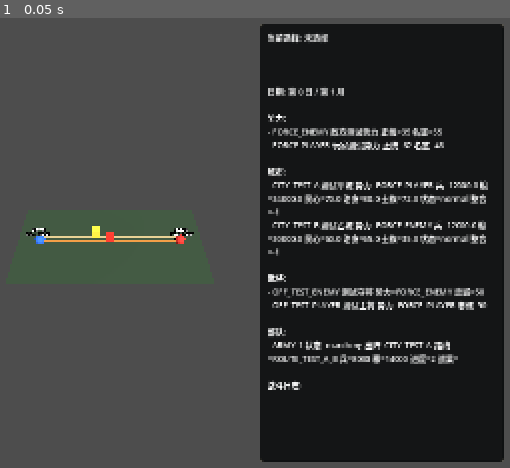
Above: before the commit, frame 1.
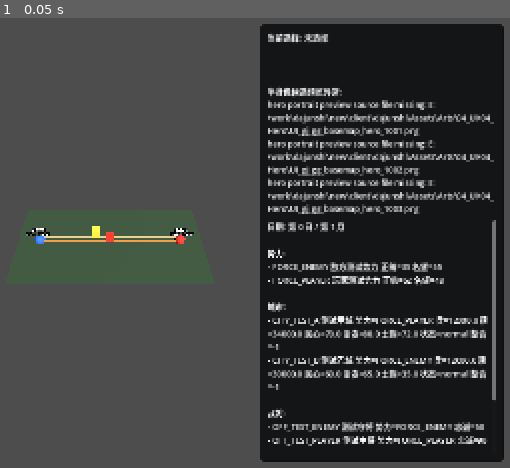
Above: after the commit, the same moment.

Repository: a625361278-cpu/Prosperity-and-Peril
Game: Godot game, scene res://scenes/main.tscn
The game is run twice, just before and just after one commit, with the same random seed, the same clock (stepped at 60 frames per second) and the same inputs.
Inputs:
- Up to frame 1 (0.05 s): no input

The runs differ from the first frame. In frame 1, 12% of the frame differs, in the area x 52-98%, y 15-96%.

Commit message:
feat(ui): 接入半身像候选预览

Diff:
--- a/scenes/debug_panel.tscn
+++ b/scenes/debug_panel.tscn
@@ -57,6 +57,13 @@
 text = "当前选择: 未选择"
 autowrap_mode = 3
 
+[node name="PortraitPreviewText" type="Label" parent="PanelBackground/MarginContainer/VBoxContainer"]
+custom_minimum_size = Vector2(380, 92)
+layout_mode = 2
+size_flags_horizontal = 3
+text = "半身像候选预览: 待加载"
+autowrap_mode = 3
+
 [node name="ScrollContainer" type="ScrollContainer" parent="PanelBackground/MarginContainer/VBoxContainer"]
 layout_mode = 2
 size_flags_horizontal = 3
--- a/scripts/ui/debug_panel.gd
+++ b/scripts/ui/debug_panel.gd
@@ -1,8 +1,14 @@
 extends Control
 
 const DebugStatePresenter = preload("res://scripts/ui/debug_state_presenter.gd")
+const HeroPortraitIndexLoader = preload("res://scripts/data/hero_portrait_index_loader.gd")
+const HeroPortraitPreviewPresenter = preload("res://scripts/ui/hero_portrait_preview_presenter.gd")
+
+const HERO_PORTRAIT_INDEX_PATH := "res://data/content_alpha/hero_portrait_index.json"
+const HERO_PORTRAIT_PREVIEW_LIMIT := 3
 
 @onready var _selection_label: Label = $PanelBackground/MarginContainer/VBoxContainer/SelectionText
+@onready var _portrait_preview_label: Label = $PanelBackground/MarginContainer/VBoxContainer/PortraitPreviewText
 @onready var _label: Label = $PanelBackground/MarginContainer/VBoxContainer/ScrollContainer/DebugText
 
 
@@ -14,6 +20,7 @@
 	_label.text = _format_snapshot(result.snapshot)
 	if _selection_label.text.is_empty() or _selection_label.text == "等待选择...":
 		_selection_label.text = "当前选择: 未选择"
+	load_content_alpha_portrait_preview()
 
 
 func set_map_selection(state: Dictionary, selection: Dictionary) -> void:
@@ -25,6 +32,26 @@
 		str(result.detail.title),
 		str(result.detail.body),
 	]
+
+
+func load_content_alpha_portrait_preview() -> void:
+	var preview_label := _portrait_preview_text()
+	var load_result: Dictionary = HeroPortraitIndexLoader.load_and_build_lookup(HERO_PORTRAIT_INDEX_PATH)
+	if not load_result.ok:
+		preview_label.text = "半身像候选预览异常:\n%s" % "\n".join(load_result.errors)
+		return
+	var preview_result: Dictionary = HeroPortraitPreviewPresenter.build_default_preview_rows(
+		load_result.lookup,
+		HERO_PORTRAIT_PREVIEW_LIMIT
+	)
+	if not preview_result.ok:
+		preview_label.text = "半身像候选预览异常:\n%s" % "\n".join(preview_result.errors)
+		return
+	preview_label.text = _format_portrait_preview(preview_result.rows)
+
+
+func set_portrait_preview_rows(rows: Array) -> void:
+	_portrait_preview_text().text = _format_portrait_preview(rows)
 
 
 func _format_snapshot(snapshot: Dictionary) -> String:
@@ -78,12 +105,29 @@
 		])
 	lines.append("")
 	lines.append("战斗日志:")
-	for log in snapshot.battle_logs:
+	for battle_log in snapshot.battle_logs:
 		lines.append("- %s 目标=%s 胜者=%s 攻损=%s 守损=%s" % [
-			log.id,
-			log.target_city_id,
-			log.winner,
-			log.attacker_loss,
-			log.defender_loss,
+			battle_log.id,
+			battle_log.target_city_id,
+			battle_log.winner,
+			battle_log.attacker_loss,
+			battle_log.defender_loss,
 		])
 	return "\n".join(lines)
+
+
+func _format_portrait_preview(rows: Array) -> String:
+	var lines: Array[String] = ["半身像候选预览:"]
+	for row in rows:
+		lines.append("- %s %s halfBody=%s" % [
+			row.hero_id,
+			row.name_cn,
+			row.half_body,
+		])
+	return "\n".join(lines)
+
+
+func _portrait_preview_text() -> Label:
+	if _portrait_preview_label != null:
+		return _portrait_preview_label
+	return get_node("PanelBackground/MarginContainer/VBoxContainer/PortraitPreviewText") as Label
--- a/tests/test_debug_panel_layout.gd
+++ b/tests/test_debug_panel_layout.gd
@@ -8,6 +8,8 @@
 	_run("debug panel keeps a readable right-side layout", _test_debug_panel_readable_layout)
 	_run("debug panel exposes a dedicated selection text area", _test_debug_panel_selection_area)
 	_run("debug panel transparent root does not block map clicks", _test_debug_panel_root_ignores_mouse)
+	_run("debug panel exposes content alpha portrait preview area", _test_debug_panel_portrait_preview_area)
+	_run("debug panel formats portrait preview rows", _test_debug_panel_formats_portrait_preview)
 	quit(_failed)
 
 
@@ -72,3 +74,41 @@
 		return {"ok": false, "message": "debug panel root must not consume map click input"}
 	panel.queue_free()
 	return {"ok": true}
+
+
+func _test_debug_panel_portrait_preview_area() -> Dictionary:
+	var scene := load("res://scenes/debug_panel.tscn")
+	if scene == null:
+		return {"ok": false, "message": "debug panel scene missing"}
+	var panel: Control = scene.instantiate()
+	get_root().add_child(panel)
+	var preview_text := panel.get_node_or_null("PanelBackground/MarginContainer/VBoxContainer/PortraitPreviewText")
+	if preview_text == null:
+		panel.queue_free()
+		return {"ok": false, "message": "PortraitPreviewText missing"}
+	if preview_text.custom_minimum_size.y < 80.0:
+		panel.queue_free()
+		return {"ok": false, "message": "PortraitPreviewText height is too small"}
+	panel.queue_free()
+	return {"ok": true}
+
+
+func _test_debug_panel_formats_portrait_preview() -> Dictionary:
+	var scene := load("res://scenes/debug_panel.tscn")
+	if scene == null:
+		return {"ok": false, "message": "debug panel scene missing"}
+	var panel: Control = scene.instantiate()
+	get_root().add_child(panel)
+	panel.set_portrait_preview_rows([
+		{"hero_id": 1001, "name_cn": "刘备", "half_body": "UI_gj_gg_basemap_hero_1001"},
+		{"hero_id": 2000501, "name_cn": "赵云", "half_body": "UI_gj_gg_basemap_hero_1004"},
+	])
+	var preview_text: Label = panel.get_node("PanelBackground/MarginContainer/VBoxContainer/PortraitPreviewText")
+	if not preview_text.text.contains("1001 刘备 halfBody=UI_gj_gg_basemap_hero_1001"):
+		panel.queue_free()
+		return {"ok": false, "message": "portrait preview missing 刘备 row"}
+	if not preview_text.text.contains("2000501 赵云 halfBody=UI_gj_gg_basemap_hero_1004"):
+		panel.queue_free()
+		return {"ok": false, "message": "portrait preview missing audited 赵云 mapping"}
+	panel.queue_free()
+	return {"ok": true}
Not shown, changed: docs/ContentAlpha_任务列表.md
